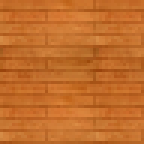
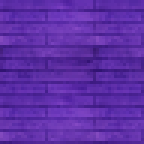
Revision of a layered 144 x 144 image; what changed, layer by layer:
pixels changed over [0, 0, 144, 144] (layer not identified)
